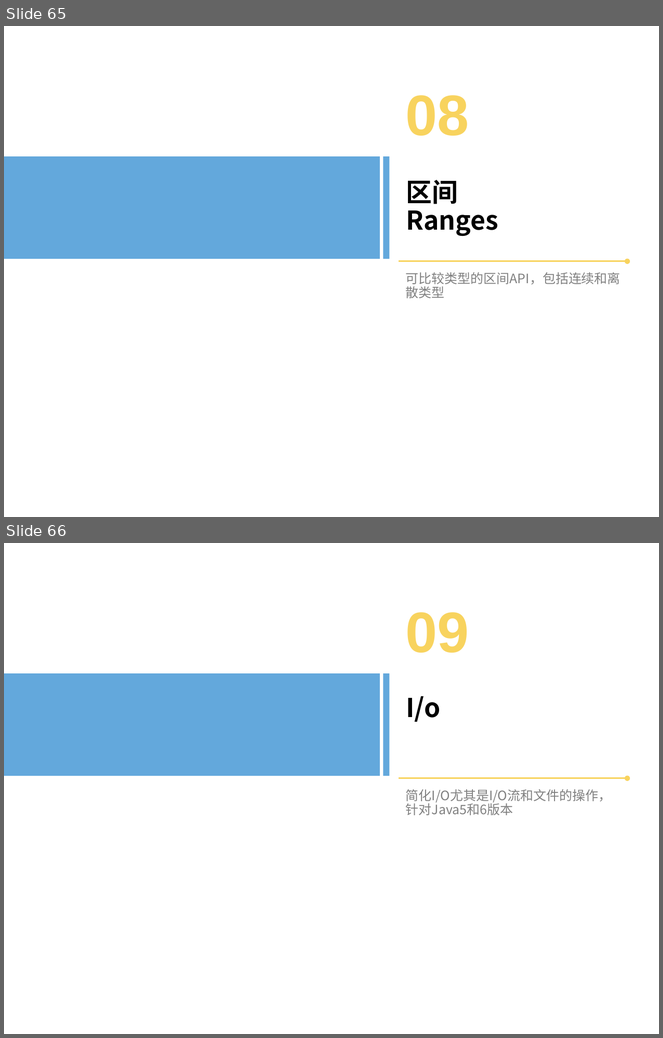
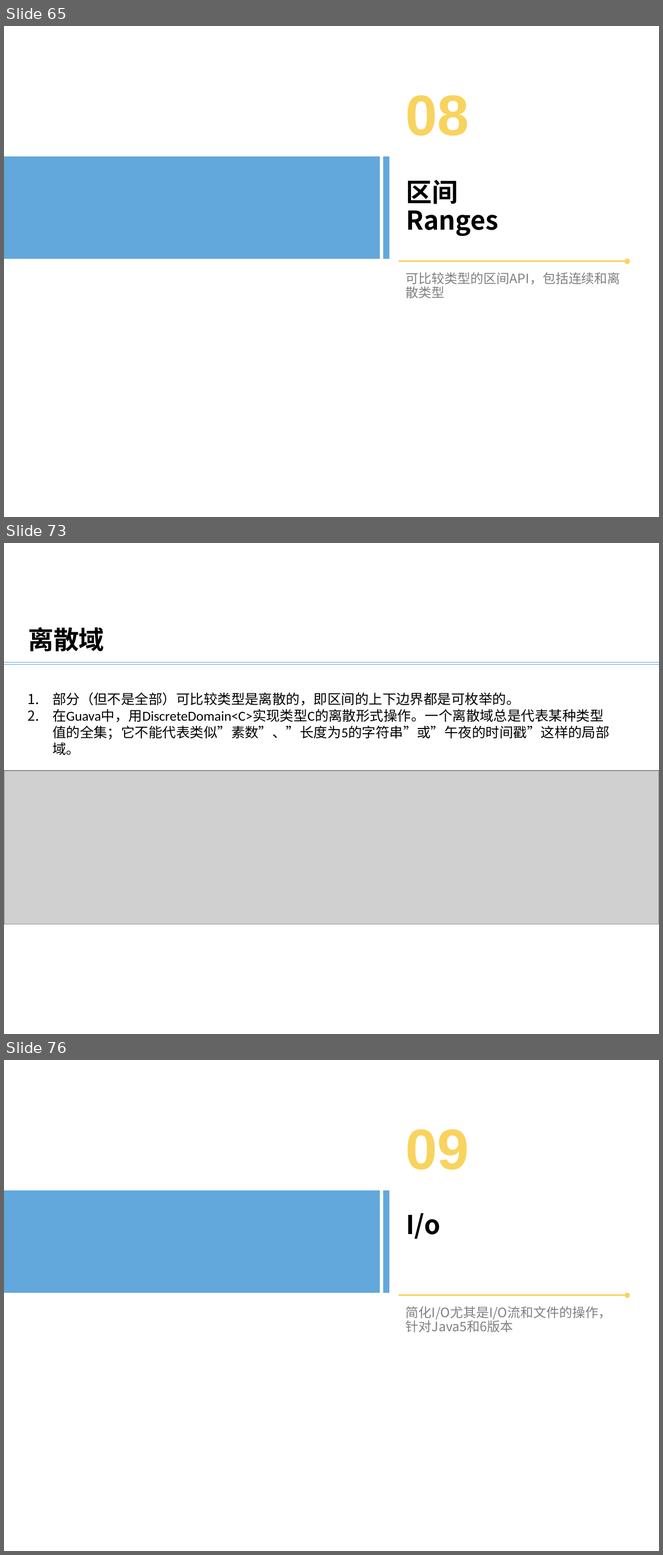
Before and after one commit to bxguo/guava, a slide deck: Guava介绍.pptx. Shown one above the other, each under a label of ours: slides 65 and 66 before the commit, slides 65, 73 and 76 after it; the slides between them are not shown. The pictures are 663x1038 and 663x1555 pixels, drawn with LibreOffice and Linux fonts; fonts in the diff are those of the drawing; grey boxes stand for pictures; background and template pictures are left out. Boxes give left, top, right and bottom in pixels: in the first picture for what was removed or moved away, otherwise in the second. Text is boxed around its words. In the diff, an @@ line names an element or a change of style, - is before the commit and + after.

```diff
--- a/Guava介绍.pptx
+++ b/Guava介绍.pptx
@@ slide 73 added at bbox=[4, 543, 659, 1034], background #FFFFFF @@
@@ text added at bbox=[28, 627, 104, 652], 28 pt, text #000000, bold @@
+离散域
@@ line added from (4, 662) to (659, 662), #5B9BD5 0.5 pt @@
@@ line added from (4, 664) to (659, 664), #5B9BD5 0.5 pt @@
@@ text added at bbox=[52, 692, 610, 755], 15.1 pt, text #000000 @@
+1. 部分（但不是全部）可比较类型是离散的，即区间的上下边界都是可枚举的。
+2. 在Guava中，用DiscreteDomain<C>实现类型C的离散形式操作。一个离散域总是代表某种类型值的全集；它不能代表类似”素数”、”长度为5的字符串”或”午夜的时间戳”这样的局部域。
@@ picture added at bbox=[4, 771, 659, 925] @@
@@ what was slide 66 is now slide 76 @@
```
Also in this commit, not shown: 26 other slides added, 1 other file.
